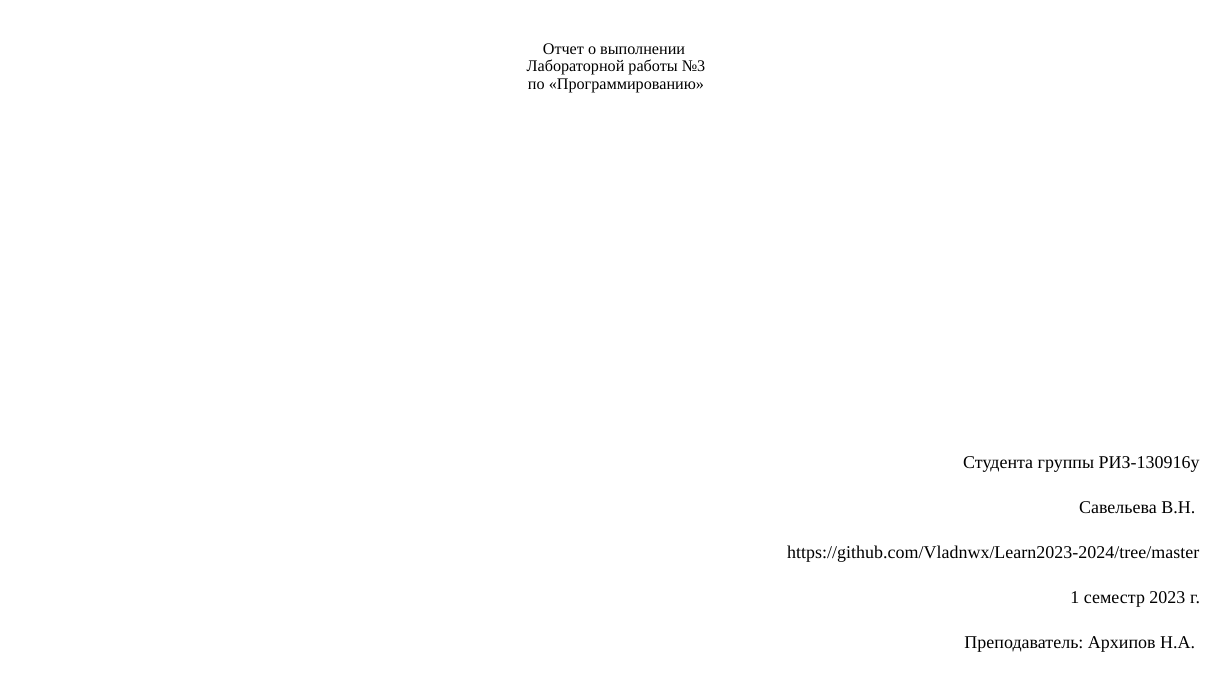
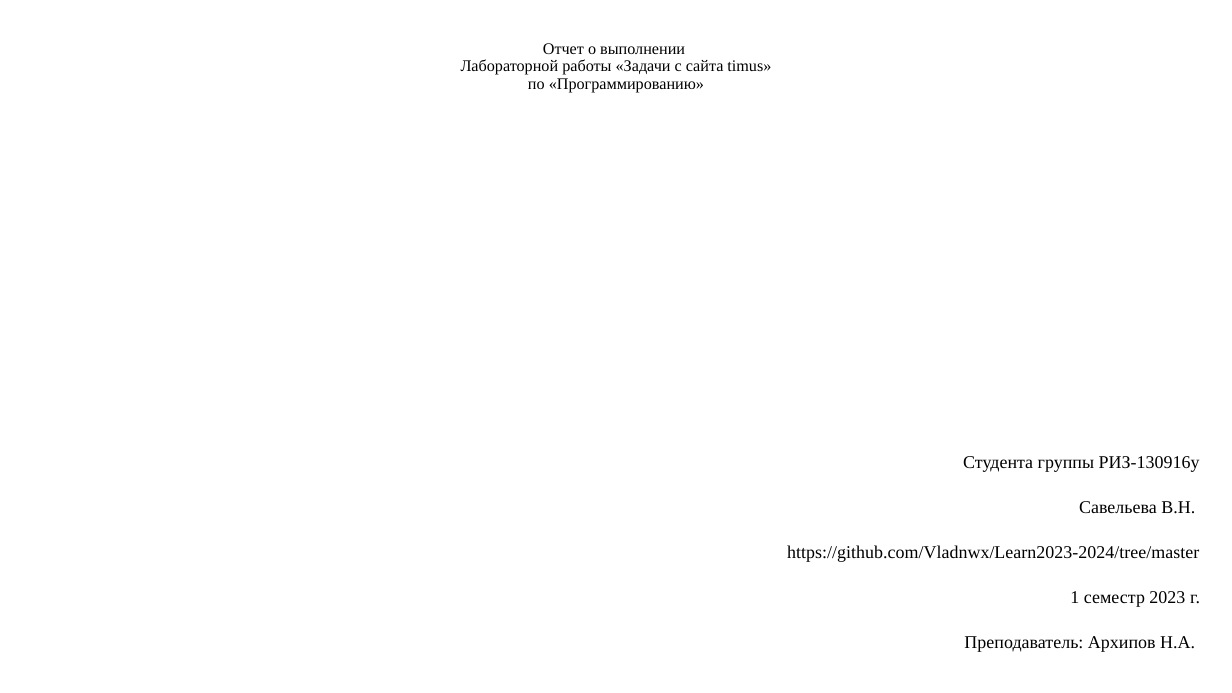
Before and after one commit to Vladnwx/Learn2023-2024, a slide deck: slide 1 of src/timus/РИЗ-130916у Савельев В.Н. Отчет о выполнении задачи с сайта timus.pptx. Drawn at 1232x693 pixels with LibreOffice and Linux fonts; fonts in the diff are those of the drawing. Boxes give left, top, right and bottom in pixels: in the first picture for what was removed or moved away, otherwise in the second. Text is boxed around its words. In the diff, an @@ line names an element or a change of style, - is before the commit and + after.

Commit message:
Отчет по задачам timus

```diff
--- a/src/timus/РИЗ-130916у Савельев В.Н. Отчет о выполнении задачи с сайта timus.pptx
+++ b/src/timus/РИЗ-130916у Савельев В.Н. Отчет о выполнении задачи с сайта timus.pptx
@@ title at (x1=461, y1=43, x2=771, y2=93): text changed @@
-Отчет о выполнении
-Лабораторной работы №3
-по «Программированию»
+Отчет о выполнении
+Лабораторной работы «Задачи с сайта timus»
+по «Программированию»
```
Also in this commit, not shown: 2 other slides changed, 19 slides added, 10 slides removed.
